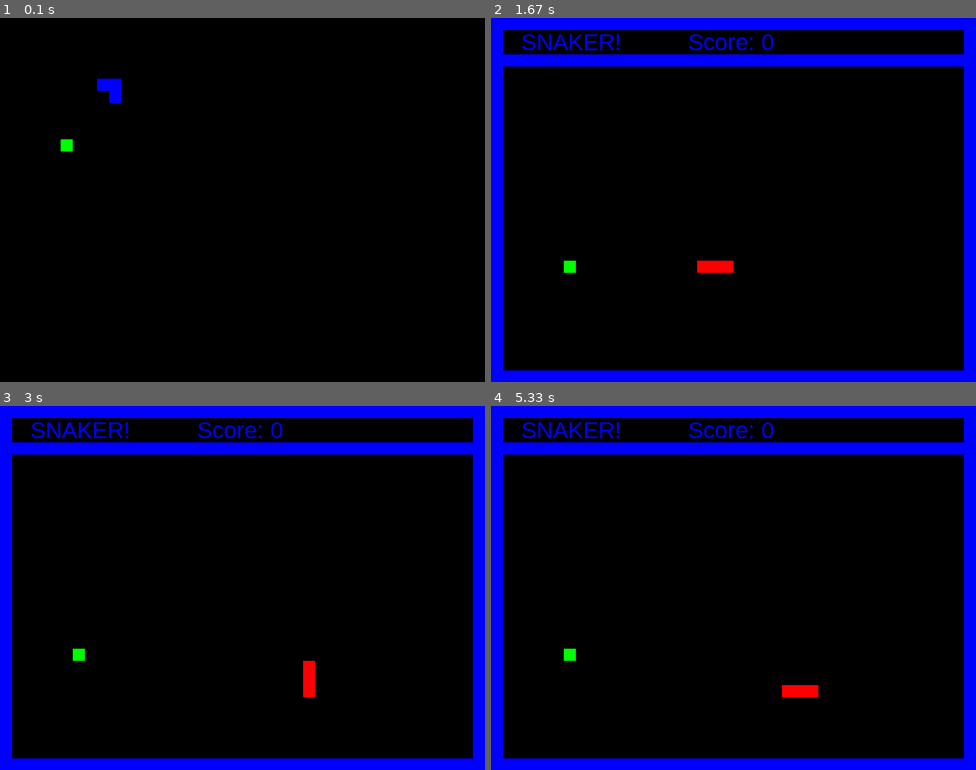
Above: before the commit, frames 1-4 (two rows, left to right).
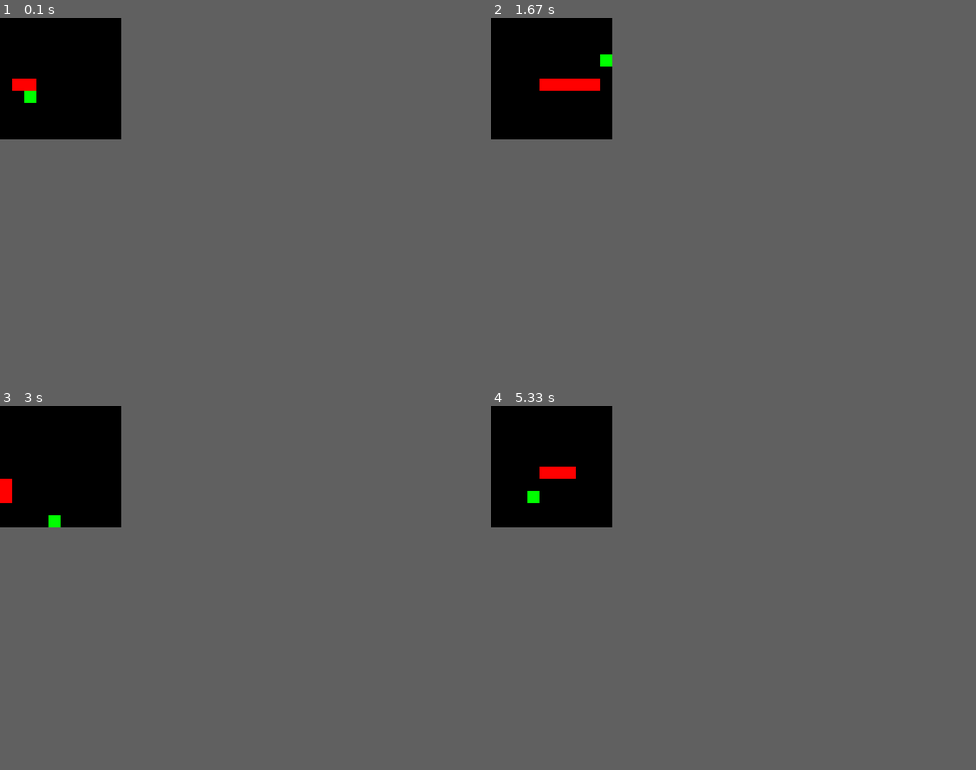
Above: after the commit, the same moments.

Repository: jaehosung/SnakeGame-ReinforcementLearning
Game: pygame game, started from pygame/snaker.py
Same seed, same stepped clock (60 frames per second), same inputs: the game is played once before the commit and once after it.
Inputs:
- Up to frame 1 (0.1 s): no input
- Up to frame 2 (1.67 s): hold S 0.33-0.87 s; hold Left 0.33-0.87 s; hold P 0.9-1.43 s; hold Left 0.9-1.43 s; hold R from 1.47 s (still down); hold Left from 1.47 s (still down)
- Up to frame 3 (3 s): release R at 2 s; release Left at 2 s; hold Down from 2.6 s (still down)
- Up to frame 4 (5.33 s): release Down at 3.07 s; hold Left 3.1-3.5 s; hold Up 3.53-3.9 s; hold Right 3.93-4.57 s; hold Down 4.6-4.97 s; hold Left from 5 s (still down)
In our replay, the window is 800x600 before the commit and 200x200 after it. These sizes can differ from the game's own. Grey fills any space a smaller window leaves; there, only what the larger window draws over its background counts as a difference.

The runs differ from the first frame. In frame 1, 0.6% of the frame differs, in the area x 2-25%, y 16-37%; in frame 2, 16%, in the area x 0-100%, y 0-100%; in frame 3, 15%; in frame 4, 16%.

Commit message:
Make the game smaller

Diff:
--- a/pygame/snaker.py
+++ b/pygame/snaker.py
@@ -40,22 +40,31 @@
     while 1:
         ######## CONSTANTS
 
-        WINSIZE = [800,600]
+        WINSIZE = [200,200]
+
         WHITE = [255,255,255]
         BLACK = [0,0,0]
         RED = [255,0,0]
         GREEN = [0,255,0]
-        BLUE = [0,0,255]
+
+
         BLOCKSIZE = [20,20]
+
         UP = 1
         DOWN = 3
         RIGHT = 2
         LEFT = 4
-        MAXX = 760
-        MINX = 20
-        MAXY = 560
-        MINY = 80
+
+        MAXX = WINSIZE[0]
+        MINX = 0
+        MAXY = WINSIZE[1]
+        MINY = 0
+
         SNAKESTEP = 20
+
+        X_apple = WINSIZE[0]/SNAKESTEP
+        Y_apple = WINSIZE[1]/SNAKESTEP
+
         TRUE = 1
         FALSE = 0
 
@@ -63,7 +72,7 @@
         ######## VARIABLES
 
         direction = RIGHT # 1=up,2=right,3=down,4=left
-        snakexy = [300,400]
+        snakexy = [0,WINSIZE[1]/2]
         snakelist = [[300,400],[280,400],[260,400]]
         counter = 0
         score = 0
@@ -83,49 +92,6 @@
         pygame.display.set_caption('SNAKER')
         screen.fill(BLACK)
 
-        #### show initial start screen
-
-        if showstartscreen == TRUE:
-            showstartscreen = FALSE
-
-            s = [[180,120],[180,100],[160,100],[140,100],[120,100],[100,100],[100,120],[100,140],[100,160],[120,160],[140,160],[160,160],[180,160],[180,180],[180,200],[180,220],[160,220],[140,220],[120,220],[100,220],[100,200]]
-            apple = [100,200]
-
-            pygame.draw.rect(screen,GREEN,Rect(apple,BLOCKSIZE))
-            pygame.display.flip()
-            clock.tick(40)
-
-            for e in s:
-                pygame.draw.rect(screen,BLUE,Rect(e,BLOCKSIZE))
-                pygame.display.flip()
-                clock.tick(40)
-
-            font = pygame.font.SysFont("arial", 64)
-            text_surface = font.render("NAKER", True, BLUE)
-            screen.blit(text_surface, (220,180))
-            font = pygame.font.SysFont("arial", 24)
-            text_surface = font.render("Move the snake with the arrow keys to eat the apples", True, BLUE)
-            screen.blit(text_surface, (50,300))
-            text_surface = font.render("Avoid the walls and yourself !", True, BLUE)
-            screen.blit(text_surface, (50,350))
-            text_surface = font.render("Press s to start a new game - Press q to quit at any time", True, BLUE)
-            screen.blit(text_surface, (50,400))
-            text_surface = font.render("Press p to pause r to resume at any time", True, BLUE)
-            screen.blit(text_surface, (50,450))
-
-            pygame.display.flip()
-            while 1:
-                for event in pygame.event.get():
-                    if event.type == QUIT:
-                        exit()
-
-                pressed_keys = pygame.key.get_pressed()
-                if pressed_keys[K_q]: exit()
-                if pressed_keys[K_s]: break
-
-                clock.tick(40)
-
-
         while not snakedead:
 
             ###### get input events  ####
@@ -143,23 +109,6 @@
             if pressed_keys[K_q]: snakedead = TRUE
             if pressed_keys[K_p]: gamepaused = 1
 
-            ### wait here if p key is pressed until p key is pressed again
-
-            while gamepaused == 1:
-                for event in pygame.event.get():
-                    if event.type == QUIT:
-                        exit()
-                pressed_keys = pygame.key.get_pressed()
-                if pressed_keys[K_r]:
-                    gamepaused = 0
-                clock.tick(40)
-
-            ### added gameregulator because setting a very low clock ticks
-            ### caused the keyboard input to be hit and miss.  So I up the
-            ### gameticks and the input and screen refresh is at this rate
-            ### but the snake moving and all other logic is at the slower
-            ### "regulated" speed
-
 
             if gameregulator == 6:
 
@@ -217,8 +166,8 @@
                 if appleonscreen == 0:
                     good = FALSE
                     while good == FALSE:
-                        x = random.randrange(1,39)
-                        y = random.randrange(5,29)
+                        x = random.randrange(1,X_apple)
+                        y = random.randrange(1,Y_apple)
                         applexy = [int(x*SNAKESTEP),int(y*SNAKESTEP)]
                         if snakelist.count(applexy) == 0:
                             good = TRUE
@@ -249,20 +198,20 @@
 
             ###### Clear the screen
             screen.fill(BLACK)
-
-            ###### Draw the screen borders
-            ### horizontals
-            pygame.draw.line(screen,BLUE,(0,9),(799,9),20)
-            pygame.draw.line(screen,BLUE,(0,590),(799,590),20)
-            pygame.draw.line(screen,BLUE,(0,69),(799,69),20)
-            ### verticals
-            pygame.draw.line(screen,BLUE,(9,0),(9,599),20)
-            pygame.draw.line(screen,BLUE,(789,0),(789,599),20)
+            #
+            # ###### Draw the screen borders
+            # ### horizontals
+            # pygame.draw.line(screen,BLUE,(0,9),(799,9),20)
+            # pygame.draw.line(screen,BLUE,(0,590),(799,590),20)
+            # pygame.draw.line(screen,BLUE,(0,69),(799,69),20)
+            # ### verticals
+            # pygame.draw.line(screen,BLUE,(9,0),(9,599),20)
+            # pygame.draw.line(screen,BLUE,(789,0),(789,599),20)
 
             ###### Print the score
-            font = pygame.font.SysFont("arial", 38)
-            text_surface = font.render("SNAKER!          Score: " + str(score), True, BLUE)
-            screen.blit(text_surface, (50,18))
+            # font = pygame.font.SysFont("arial", 38)
+            # text_surface = font.render("SNAKER!          Score: " + str(score), True, BLUE)
+            # screen.blit(text_surface, (50,18))
 
             ###### Output the array elements to the screen as rectangles ( the snake)
             for element in snakelist:
@@ -278,35 +227,35 @@
 
             gameregulator = gameregulator + 1
 
-            clock.tick(40)
+            clock.tick(100)
 
 
         ##### if the snake is dead then it's game over
 
-        if snakedead == TRUE:
-            screen.fill(BLACK)
-            font = pygame.font.SysFont("arial", 48)
-            text_surface = font.render("GAME OVER", True, BLUE)
-            screen.blit(text_surface, (250,200))
-            text_surface = font.render("Your Score: " + str (score), True, BLUE)
-            screen.blit(text_surface, (250,300))
-            font = pygame.font.SysFont("arial", 24)
-            text_surface = font.render("Press q to quit", True, BLUE)
-            screen.blit(text_surface, (300,400))
-            text_surface = font.render("Press n to play again", True, BLUE)
-            screen.blit(text_surface, (275,450))
-
-            pygame.display.flip()
-            while 1:
-                for event in pygame.event.get():
-                    if event.type == QUIT:
-                        exit()
-
-                pressed_keys = pygame.key.get_pressed()
-                if pressed_keys[K_q]: exit()
-                if pressed_keys[K_n]: break
-
-                clock.tick(40)
+        # if snakedead == TRUE:
+            # screen.fill(BLACK)
+            # font = pygame.font.SysFont("arial", 48)
+            # text_surface = font.render("GAME OVER", True, BLUE)
+            # screen.blit(text_surface, (250,200))
+            # text_surface = font.render("Your Score: " + str (score), True, BLUE)
+            # screen.blit(text_surface, (250,300))
+            # font = pygame.font.SysFont("arial", 24)
+            # text_surface = font.render("Press q to quit", True, BLUE)
+            # screen.blit(text_surface, (300,400))
+            # text_surface = font.render("Press n to play again", True, BLUE)
+            # screen.blit(text_surface, (275,450))
+            #
+            # pygame.display.flip()
+            # while 1:
+            #     for event in pygame.event.get():
+            #         if event.type == QUIT:
+            #             exit()
+            #
+            #     pressed_keys = pygame.key.get_pressed()
+            #     if pressed_keys[K_q]: exit()
+            #     if pressed_keys[K_n]: break
+            #
+            #     clock.tick(100)
 
 
 if __name__ == '__main__':
